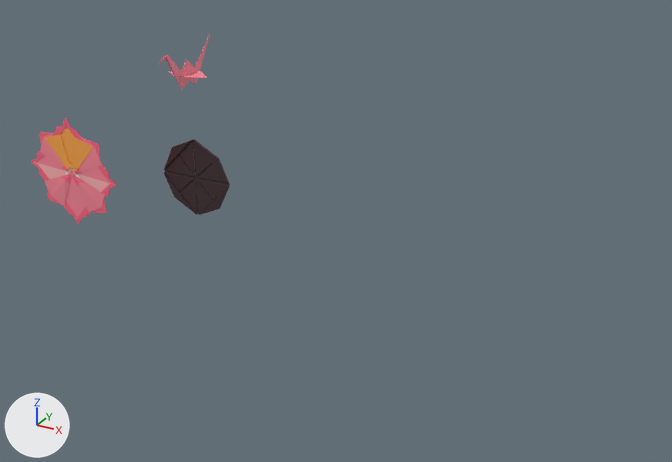
One commit to the Blender file Romrell 3650/OllysPalace_01.blend: the scene before it, then after it.
Camera for both pictures: a 50 mm lens placed at (33.6, -63.9, 40.1), pointed at (-4.3, 5.1, 5.6). The lights are fixed; the arrows at lower left show +X, +Y and +Z.

Script lines for the objects in view, before the commit:
```python
ob_crane_01 = bpy.data.objects.new('Crane_01', me_plane_010)
ob_crane_01.location = (-24.03, 8.93, 18.21)
ob_crane_01.rotation_euler = (0.663, 0.0, 0.0)  # degrees (38, 0, 0)
ob_cube_001 = bpy.data.objects.new('Cube.001', me_cube_002)
ob_cube_001.location = (16.02, 0.64, 0.0)
ob_cube_001.scale = (1.0, 0.263, 1.0)
ob_cube_002 = bpy.data.objects.new('Cube.002', me_cube_003)
ob_cube_002.location = (16.02, 0.0, -2.71)
ob_cube_003 = bpy.data.objects.new('Cube.003', me_cube_004)
ob_cube_003.location = (24.23, 0.0, -1.31)
ob_cube_003.scale = (1.0, 0.816, 1.0)
ob_cube_005 = bpy.data.objects.new('Cube.005', me_cube_005)
ob_cube_005.location = (-36.4, 4.8, 5.71)
ob_cube_005.scale = (1.0, 0.0109, 1.0)
# me_plane_010
# before: 16 (0.88, 0.98, -2.41), 19 (0.74, -0.99, -0.91), 26 (0.82, -0.04, -1.74)
# also in view: 'Cube.021' at (-36.4, 5.0, 5.7); 'WallTile_01' at (-25.0, 11.4, 5.0); 'Cube.013' at (-36.4, 4.9, 8.0); 'Cube.009' at (-36.4, 4.9, 7.7)
```
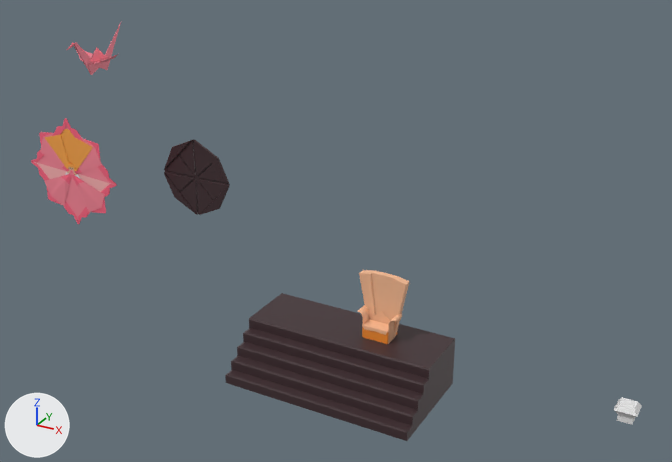
Commit message: Palace Edits

Edits to the bpy script that builds the scene:
```text
Add mat_cream:
    mat_cream = principled_material('Cream')
    mat_cream.base_color = (0.956, 0.513, 0.3)  # beige #fabe95
Change me_plane_010:
    where me_plane_010.from_pydata(...)  # 27 vertices, 13 faces; spans x -0.02..2.45, y -2.22..5.4, z -3.54..2.52
    used by ob_crane_01; location = (-24.03, 8.93, 18.21); rotation_euler = (0.663, 0.0, 0.0), in degrees (38, 0, 0)
    me_plane_010 part 1
    add for i in [16, 19, 26]: me_plane_010.vertices[i].co += Vector((0.44, 0.1, 0.12))
    me_plane_010.vertices[17].co: (2.45, -0.09, -1.72) -> (2.99, 0.61, -0.83)
Add me_cube_028:
    me_cube_028.from_pydata([(-1.23, -1.05, -1.27), (0.0, -1.0, 0.43), (-1.23, 1.05, -1.27), (0.0, 1.0, 0.43), (1.23, -1.05, -1.27), (1.23, 1.05, -1.27)], [], [(0, 1, 3, 2), (2, 3, 5), (5, 3, 1, 4), (4, 1, 0), (2, 5, 4, 0)])
    me_cube_028.materials.append(mat_cream)  # beige #fabe95
Add me_cube_026:
    me_cube_026.from_pydata(...)  # 86 vertices, 71 faces; spans x -1.0..1.0, y -2.41..1.0, z -0.11..1.0
    me_cube_026.materials.append(mat_material)  # brown #402e31
Add me_cube_030:
    me_cube_030.from_pydata(...)  # 36 vertices, 34 faces; spans x 1.31..2.04, y -1.0..1.0, z -0.67..1.74
    me_cube_030.polygons.foreach_set('use_smooth', [True] * 34)
    me_cube_030.materials.append(mat_cream)  # beige #fabe95
Add me_cube_029:
    me_cube_029.from_pydata(...)  # 18 vertices, 15 faces; spans x 0.0..1.33, y -1.05..1.0, z -13.78..0.59
    me_cube_029.materials.append(mat_cream)  # beige #fabe95
Change ob_cube_001:
    ob_cube_001.location: (16.02, 0.64, 0.0) -> (2.88, 0.64, 2.5)
    remove ob_cube_001.hide_set(True)  # its collection is switched off
Change ob_cube_002:
    ob_cube_002.location: (16.02, 0.0, -2.71) -> (2.88, 0.0, -0.21)
    ob_cube_002.scale: (1.0, 1.0, 1.0) -> (0.924, 1.0, 1.0)
    remove ob_cube_002.hide_set(True)  # its collection is switched off
Change ob_cube_003:
    remove ob_cube_003.hide_set(True)  # its collection is switched off
Change ob_crane_01:
    ob_crane_01.location: (-24.03, 8.93, 18.21) -> (-35.88, 8.93, 18.21)
Add ob_cube_027:
    ob_cube_027 = bpy.data.objects.new('Cube.027', me_cube_028)
    ob_cube_027.location = (2.89, 0.18, 1.17)
    ob_cube_027.scale = (1.0, 0.0207, 0.645)
Add ob_cube_026:
    ob_cube_026 = bpy.data.objects.new('Cube.026', me_cube_026)
    ob_cube_026.location = (0.0, -0.13, -4.96)
    ob_cube_026.scale = (8.83, 2.81, 4.12)
Add ob_cube_029:
    ob_cube_029 = bpy.data.objects.new('Cube.029', me_cube_030)
    ob_cube_029.location = (2.88, -0.14, -0.21)
    ob_cube_029.scale = (0.92, 0.763, 1.0)
    _m = ob_cube_029.modifiers.new('Mirror', 'MIRROR')
    _m = ob_cube_029.modifiers.new('Bevel', 'BEVEL')
    _m.width = 0.04
    _m.width_pct = 0.04
Add ob_cube_028:
    ob_cube_028 = bpy.data.objects.new('Cube.028', me_cube_029)
    ob_cube_028.location = (2.88, 0.0, 0.38)
    ob_cube_028.scale = (0.924, 1.0, 0.0255)
    _m = ob_cube_028.modifiers.new('Mirror', 'MIRROR')
    _m.use_clip = True
    _m = ob_cube_028.modifiers.new('Bevel', 'BEVEL')
    _m.width = 0.162
    _m.width_pct = 0.162
    _m.segments = 2
```

Boxes (x1, y1, x2, y2) around the edits, measured in the pictures (672 x 462 px; the box of a moved part takes in the faces that stretch with it):
'Cube.026', added
    after: (225, 293, 455, 441)
'Cube.001', shown
    after: (359, 270, 409, 333)
'Crane_01', reshaped, moved (8% wider, 7% shorter)
    before: (160, 33, 210, 90)
    after: (67, 22, 121, 75)
'Cube.003', shown
    after: (614, 398, 642, 425)
'Cube.029', added
    after: (358, 305, 402, 344)
'Cube.028', added
    after: (362, 319, 388, 335)
'Cube.002', shown
    after: (362, 326, 398, 344)
'Cube.027', added
    after: (370, 311, 390, 324)
part 1 of me_plane_010, moved or reshaped
    before: (169, 71, 207, 78)
    after: (77, 51, 118, 64)
